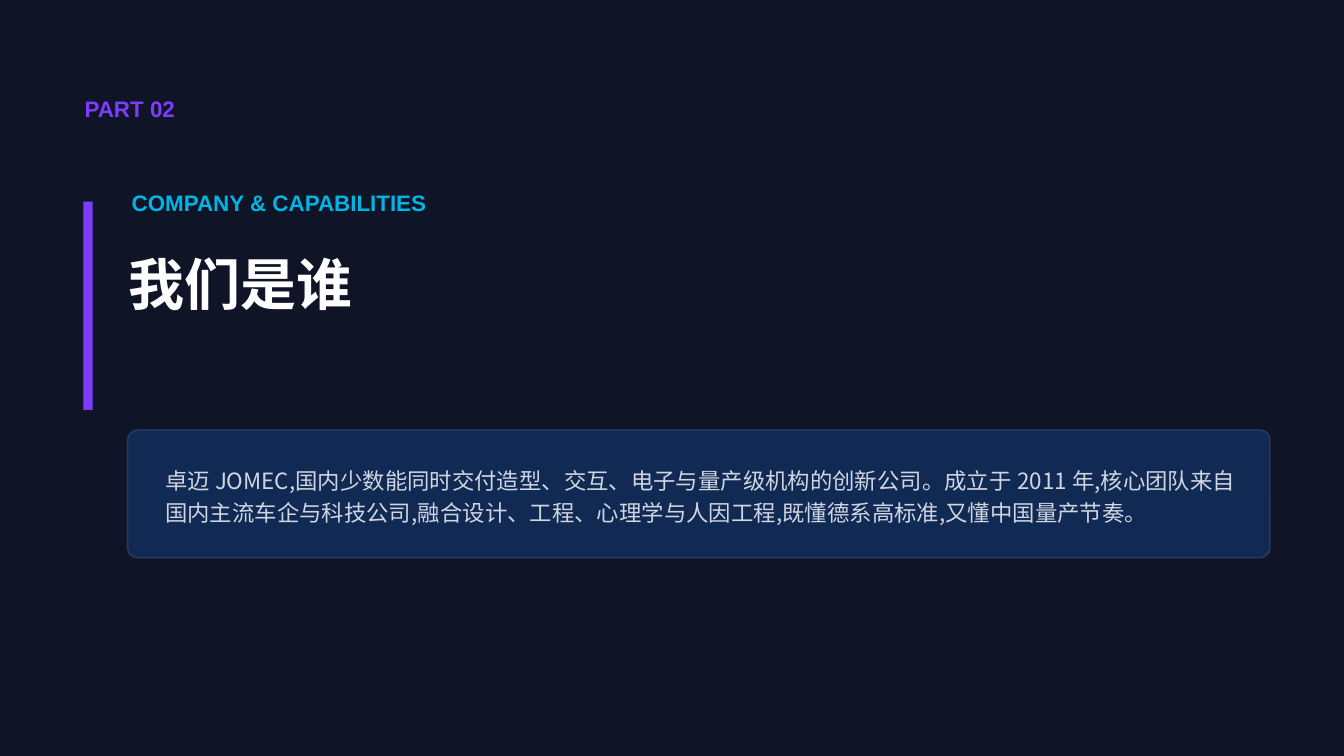
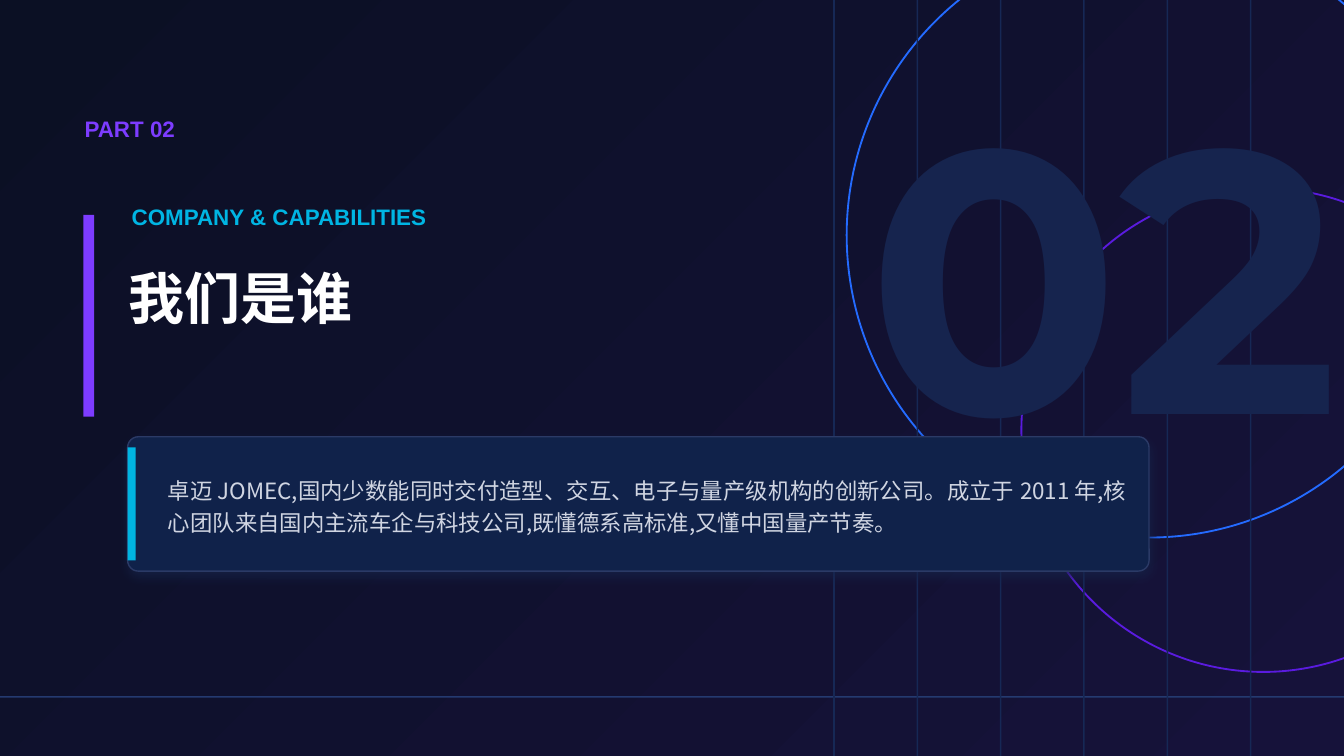
Before and after one commit to JOMECDESIGN/sales-proposal, a slide deck: slide 6 of NICE-智能座舱-售前方案-master-V2.pptx. Drawn at 1344x756 pixels with LibreOffice and Linux fonts; fonts in the diff are those of the drawing. Boxes give left, top, right and bottom in pixels: in the first picture for what was removed or moved away, otherwise in the second. Text is boxed around its words. In the diff, an @@ line names an element or a change of style, - is before the commit and + after.

```diff
--- a/NICE-智能座舱-售前方案-master-V2.pptx
+++ b/NICE-智能座舱-售前方案-master-V2.pptx
@@ rectangle at bbox=[0, 0, 1344, 755]: fill #0F1426 to gradient #0B1024 to #16123A @@
@@ rectangle added at bbox=[833, 0, 835, 755], fill #162855 @@
@@ ellipse added at bbox=[847, 0, 1344, 538], outline #246BFF 1 pt @@
@@ rectangle added at bbox=[917, 0, 918, 755], fill #162855 @@
@@ rectangle added at bbox=[1000, 0, 1001, 755], fill #162855 @@
@@ rectangle added at bbox=[1083, 0, 1085, 755], fill #162855 @@
@@ rectangle added at bbox=[1167, 0, 1168, 755], fill #162855 @@
@@ rectangle added at bbox=[1250, 0, 1251, 755], fill #162855 @@
@@ text added at bbox=[868, 52, 1340, 499], 200 pt, text #16244E, bold @@
+02
@@ text "PART 02": place and size @@
-text "PART 02" at bbox=[85, 101, 175, 117]
+text "PART 02" at bbox=[85, 121, 175, 137]
@@ text "COMPANY & CAPABILITIES": place and size @@
-text "COMPANY & CAPABILITIES" at bbox=[132, 195, 426, 211]
+text "COMPANY & CAPABILITIES" at bbox=[132, 209, 426, 225]
@@ ellipse added at bbox=[1021, 188, 1344, 672], outline #5A1BDF 1 pt @@
@@ rectangle: place and size @@
-rectangle at bbox=[83, 202, 93, 410]
+rectangle at bbox=[83, 215, 94, 417]
@@ text "我们是谁": place and size @@
-text "我们是谁" at bbox=[129, 257, 353, 311]
+text "我们是谁" at bbox=[129, 271, 353, 325]
@@ rounded rectangle: place and size @@
-rounded rectangle at bbox=[128, 430, 1270, 558]
+rounded rectangle at bbox=[128, 437, 1149, 571]
@@ rounded rectangle at bbox=[128, 437, 1149, 571]: fill #112A54 to #10224A; shadow on @@
@@ rectangle added at bbox=[128, 448, 136, 560], fill #00B5E3 @@
@@ text at bbox=[168, 480, 1126, 535]: text changed @@
-卓迈 JOMEC,国内少数能同时交付造型、交互、电子与量产级机构的创新公司。成立于 2011 年,核心团队来自国内主流车企与科技公司,融合设计、工程、心理学与人因工程,既懂德系高标准,又懂中国量产节奏。
+卓迈 JOMEC,国内少数能同时交付造型、交互、电子与量产级机构的创新公司。成立于 2011 年,核心团队来自国内主流车企与科技公司,既懂德系高标准,又懂中国量产节奏。
@@ rectangle added at bbox=[0, 696, 1344, 698], fill #243A70 @@
```
Also in this commit, not shown: 28 other slides changed, 1 other file.
